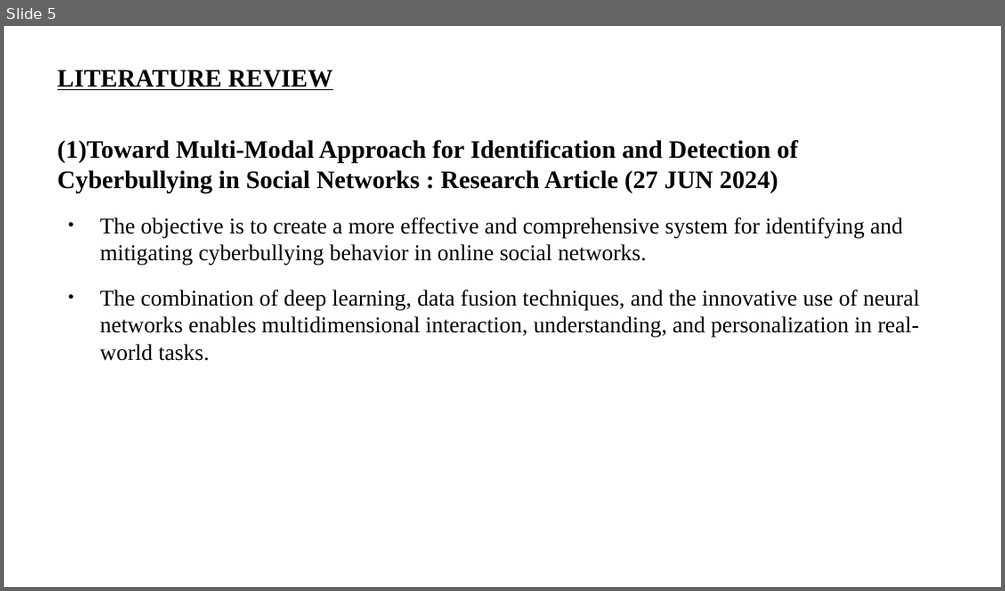
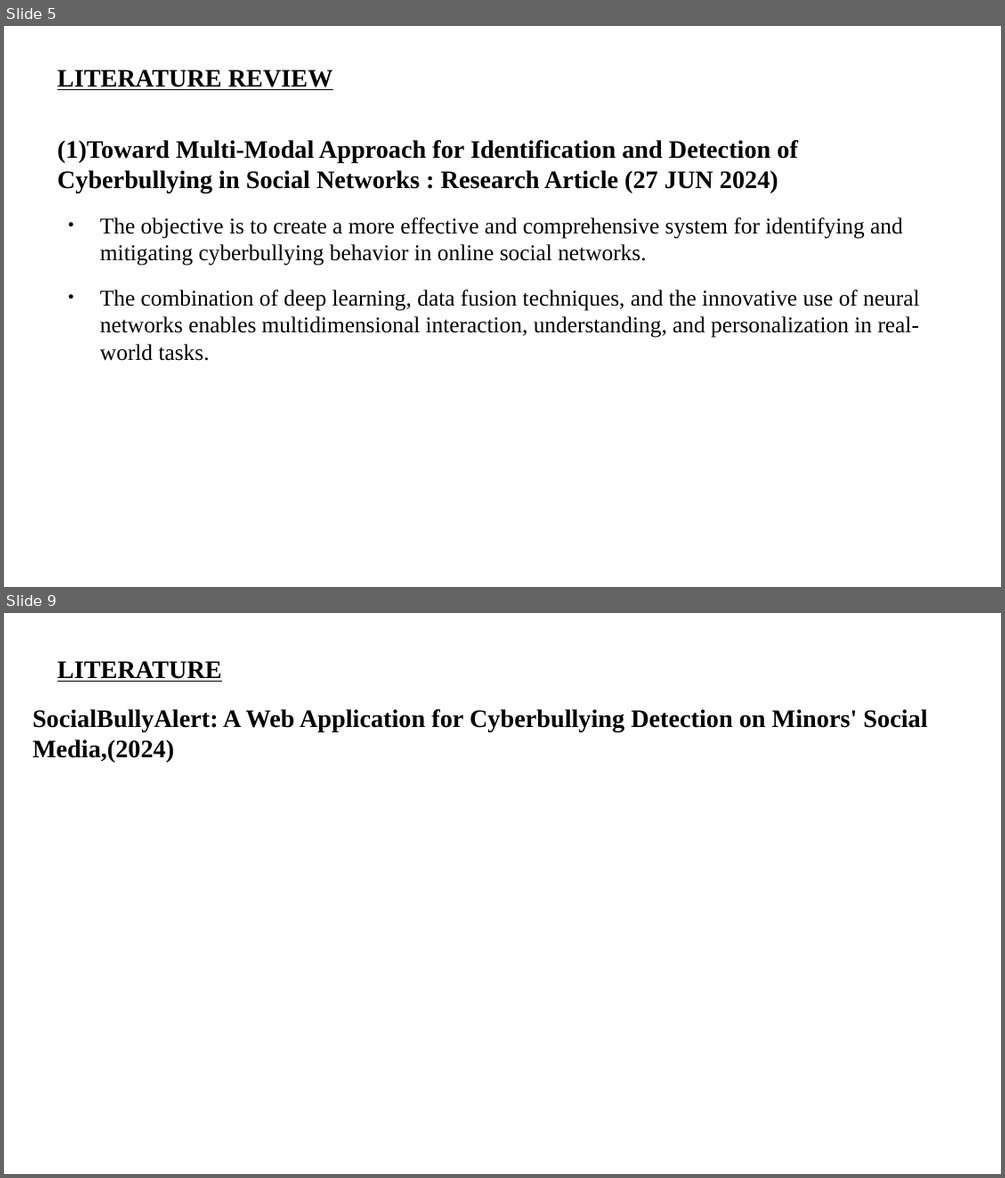
Before and after one commit to ihsanul1234/mini_project_ppt, a slide deck: 14.pptx. Shown one above the other, each under a label of ours: slide 5 before the commit, slides 5 and 9 after it; the slides between them are not shown. The pictures are 1005x591 and 1005x1178 pixels, drawn with LibreOffice and Linux fonts; fonts in the diff are those of the drawing. Boxes give left, top, right and bottom in pixels: in the first picture for what was removed or moved away, otherwise in the second. Text is boxed around its words. In the diff, an @@ line names an element or a change of style, - is before the commit and + after.

Commit message:
added 3 literature review topics

```diff
--- a/14.pptx
+++ b/14.pptx
@@ slide 9 added at box(4, 613, 1001, 1174), background #FFFFFF @@
@@ title added at box(57, 661, 222, 682), 20 pt, text #000000, bold, underline @@
+LITERATURE
@@ text added at box(32, 709, 927, 762), 20 pt, text #000000, bold @@
+SocialBullyAlert: A Web Application for Cyberbullying Detection on Minors' Social Media,(2024)
```
Also in this commit, not shown: 9 slides changed, 2 other slides added, 1 slide removed.
